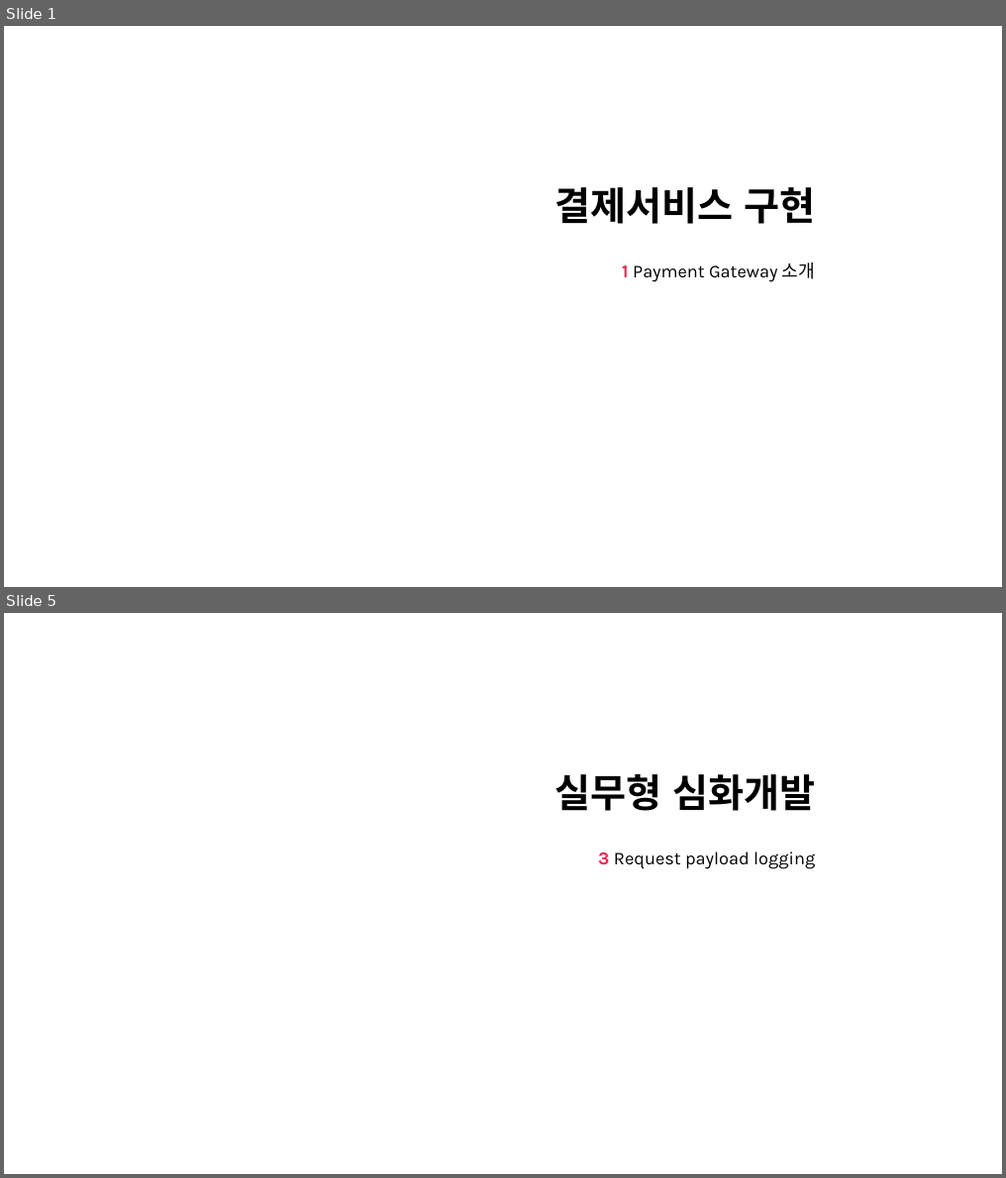
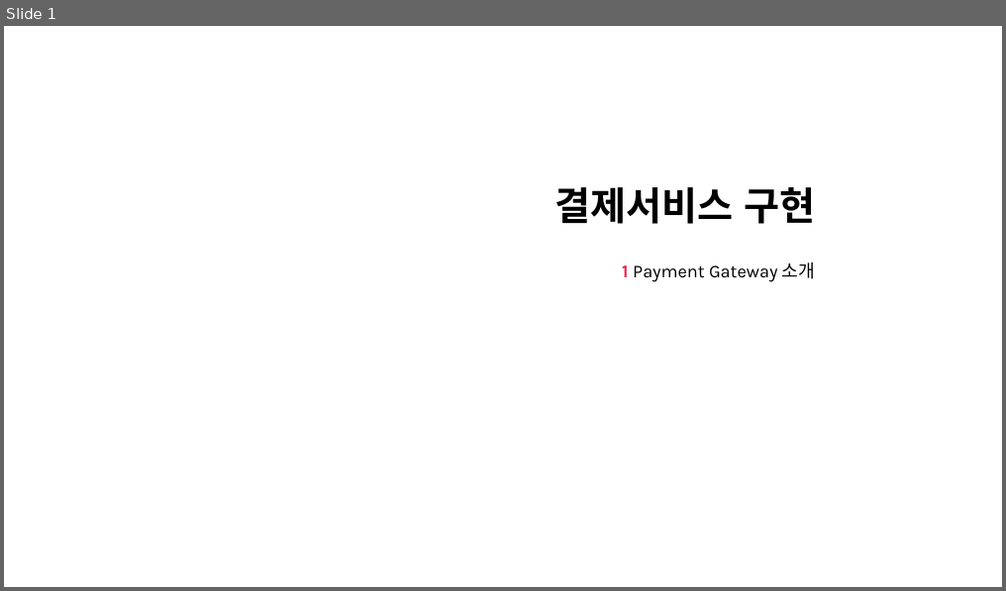
Before and after one commit to nayasis/fastcampus-hyper-webflux, a slide deck: 99.ppt/[Ch4-7. 결제 서비스 구현.pptx. Shown one above the other, each under a label of ours: slides 1 and 5 before the commit, slide 1 after it; the slides between them are not shown. The pictures are 1006x1178 and 1006x591 pixels, drawn with LibreOffice and Linux fonts; fonts in the diff are those of the drawing; background and template pictures are left out. Boxes give left, top, right and bottom in pixels: in the first picture for what was removed or moved away, otherwise in the second. Text is boxed around its words. In the diff, an @@ line names an element or a change of style, - is before the commit and + after.

```diff
--- a/99.ppt/[Ch4-7. 결제 서비스 구현.pptx
+++ b/99.ppt/[Ch4-7. 결제 서비스 구현.pptx
@@ slide 5 removed at (x1=4, y1=613, x2=1002, y2=1174), background picture (left out) @@
@@ title removed at (x1=554, y1=774, x2=815, y2=811) @@
-실무형 심화개발
@@ subtitle removed at (x1=598, y1=852, x2=815, y2=869) @@
-3 Request payload logging
```
Also in this commit, not shown: 2 slides changed, 15 slides added, 22 other slides removed.
